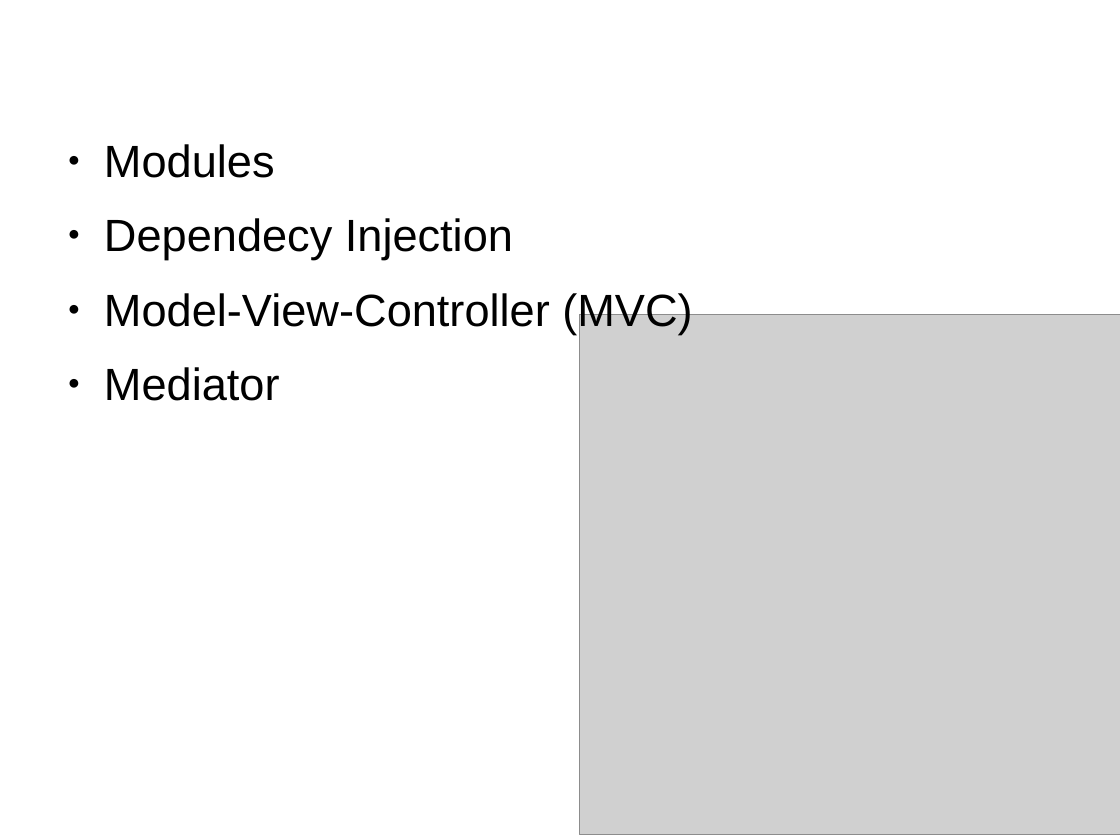
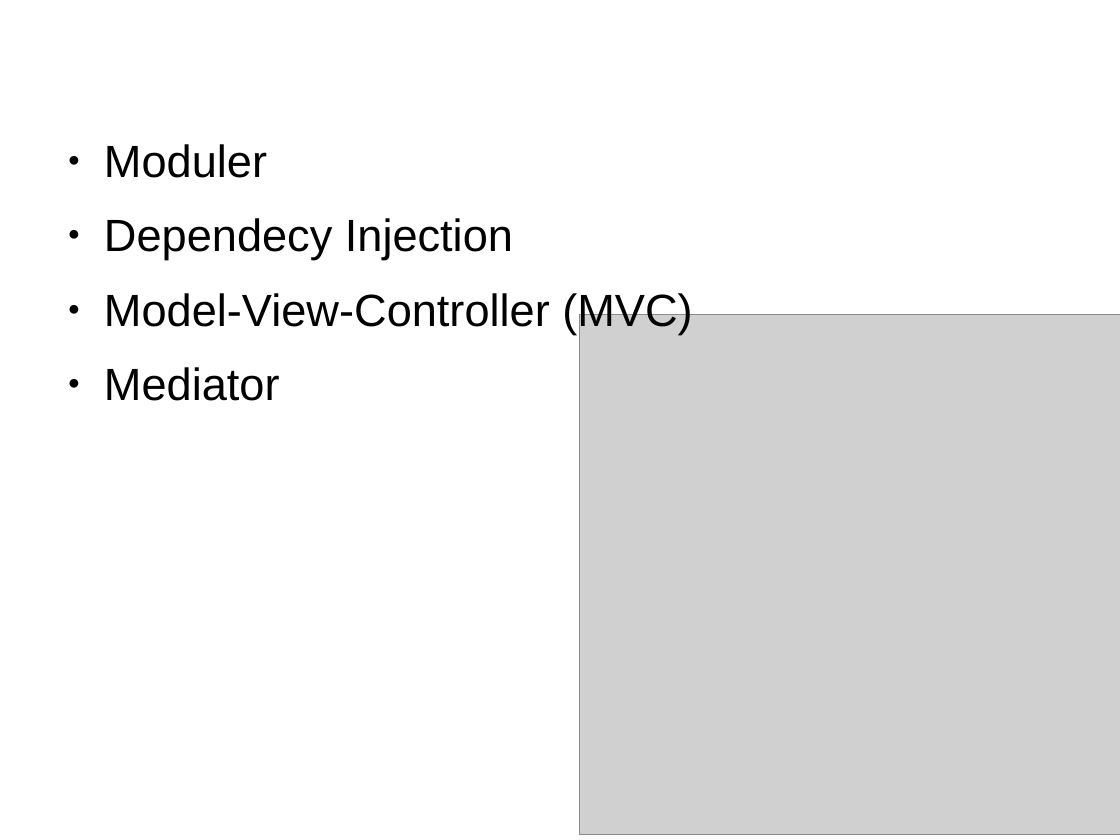
Before and after one commit to FilipStenbeck/angularJS-training, a slide deck: slide 2 of docs/JavaScript Arkitektur.odp. Drawn at 1120x840 pixels with LibreOffice and Linux fonts; fonts in the diff are those of the drawing; grey boxes stand for pictures. Boxes give left, top, right and bottom in pixels: in the first picture for what was removed or moved away, otherwise in the second. Text is boxed around its words. In the diff, an @@ line names an element or a change of style, - is before the commit and + after.

```diff
--- a/docs/JavaScript Arkitektur.odp
+++ b/docs/JavaScript Arkitektur.odp
@@ text at bbox=[104, 144, 267, 178]: text changed @@
-● Modules
+● Moduler
```
Also in this commit, not shown: 2 slides added, 1 slide removed, 1 other file.
